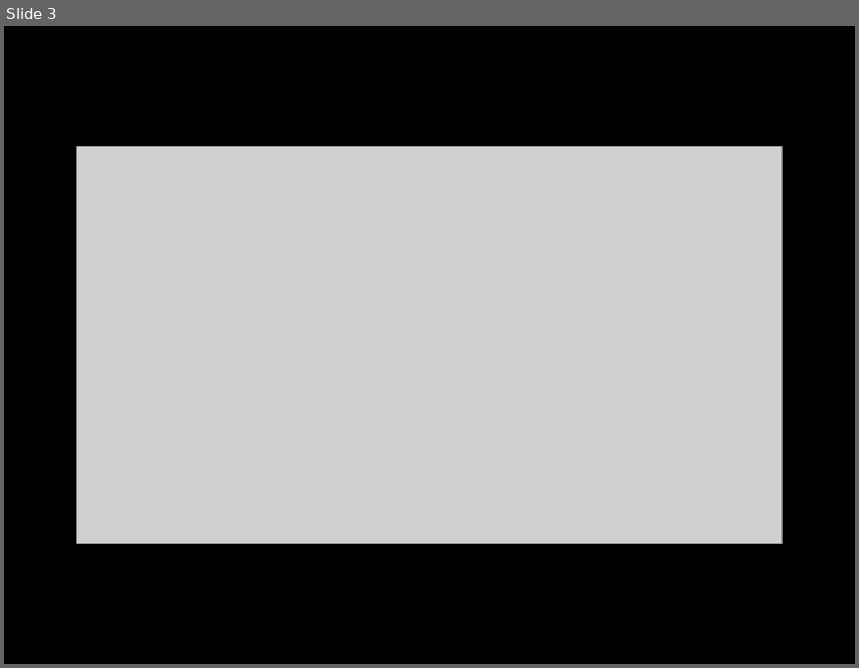
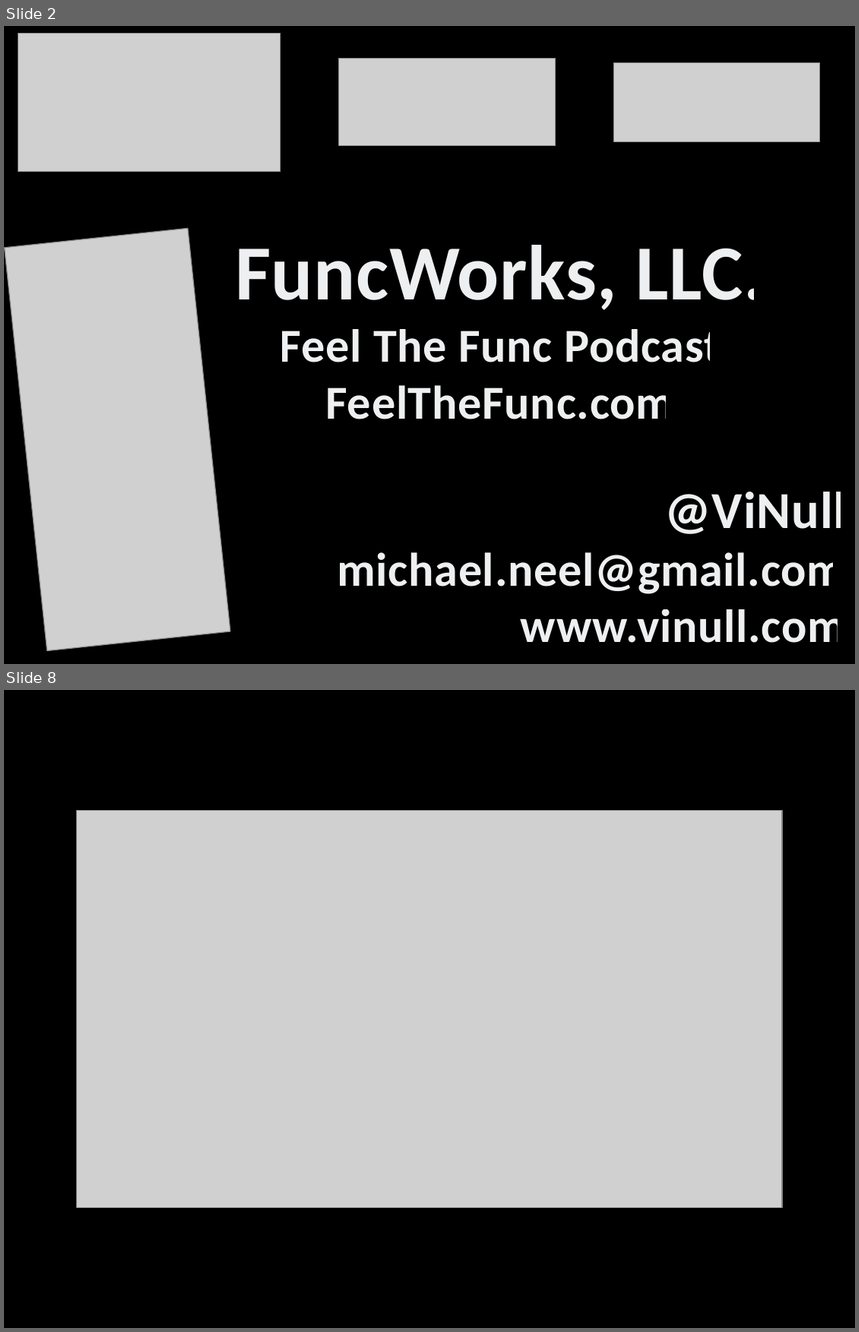
Before and after one commit to spaccabit/vinull, a slide deck: Presentations/Lucene/Lucene.pptx. Shown one above the other, each under a label of ours: slide 3 before the commit, slides 2 and 8 after it; the slides between them are not shown. The pictures are 859x668 and 859x1332 pixels, drawn with LibreOffice and Linux fonts; fonts in the diff are those of the drawing; grey boxes stand for pictures. Boxes give left, top, right and bottom in pixels: in the first picture for what was removed or moved away, otherwise in the second. Text is boxed around its words. In the diff, an @@ line names an element or a change of style, - is before the commit and + after.

```diff
--- a/Presentations/Lucene/Lucene.pptx
+++ b/Presentations/Lucene/Lucene.pptx
@@ slide 2 added at <box>4,26,855,664</box>, background #000000 @@
@@ picture added at <box>18,33,281,172</box> @@
@@ picture added at <box>339,59,556,146</box> @@
@@ picture added at <box>614,62,820,142</box> @@
@@ picture added at <box>5,229,230,651</box> @@
@@ text added at <box>235,245,765,420</box>, 40 pt, text #FCFCFD at 95% opacity, bold @@
+FuncWorks, LLC.
+Feel The Func Podcast
+FeelTheFunc.com
@@ text added at <box>337,492,847,643</box>, 40 pt, text #FCFCFD at 95% opacity, bold @@
+@ViNull
+michael.neel@gmail.com
+www.vinull.com
@@ what was slide 3 is now slide 8 @@
```
Also in this commit, not shown: 2 slides changed, 16 other slides added, 1 slide removed, 1 other file.
